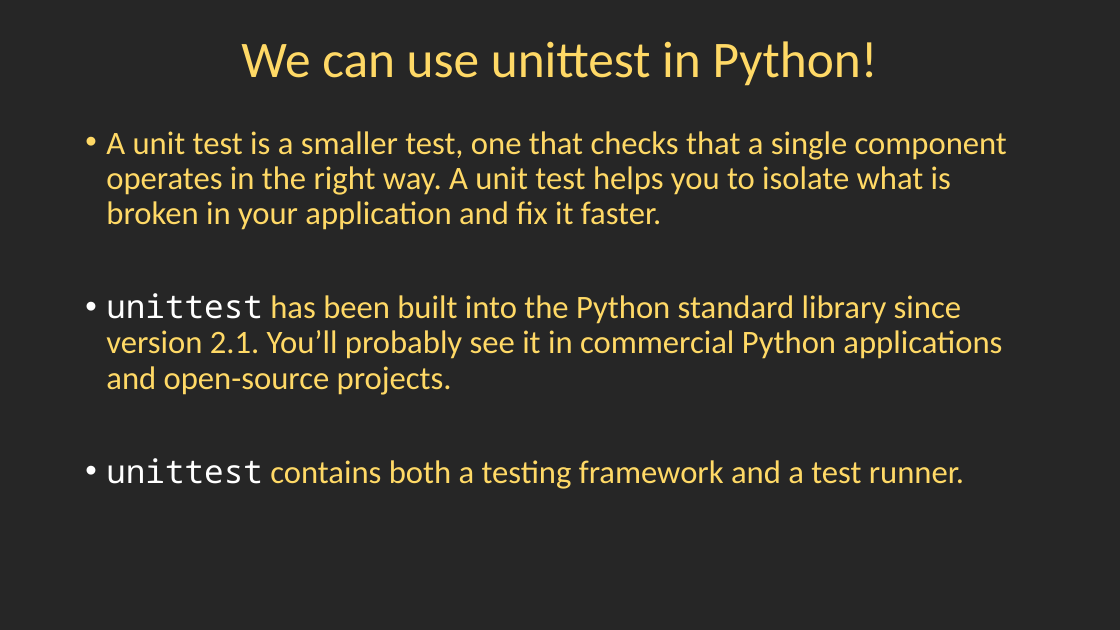
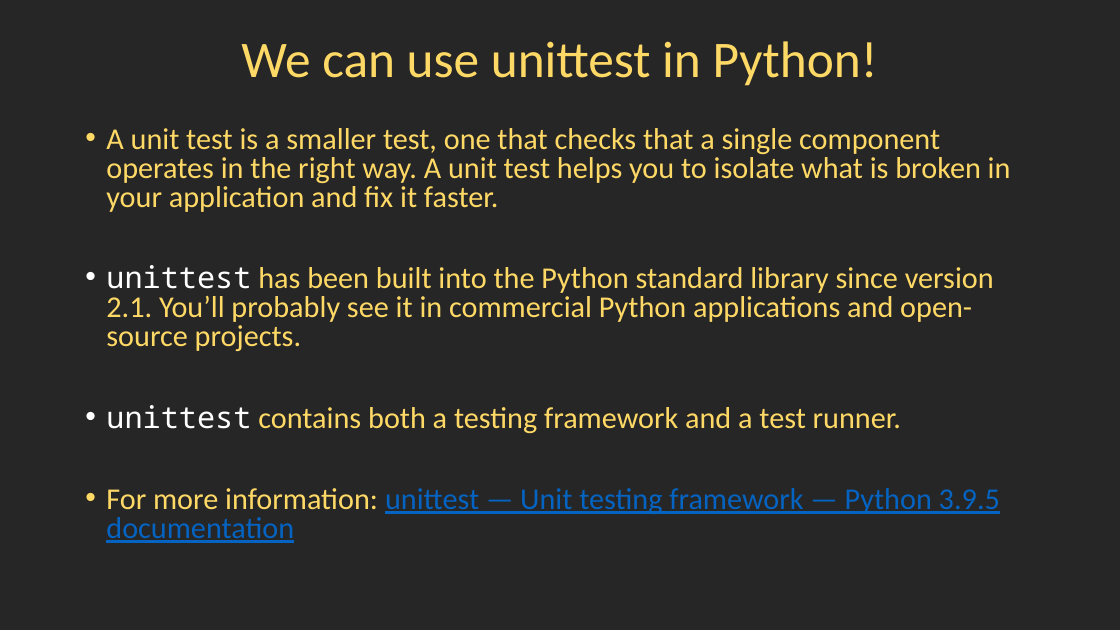
Before and after one commit to KBGIBN/L23.KHCL.N01, a slide deck: slide 13 of Project/Program Testing using Test Case.pptx. Drawn at 1120x630 pixels with LibreOffice and Linux fonts; fonts in the diff are those of the drawing. Boxes give left, top, right and bottom in pixels: in the first picture for what was removed or moved away, otherwise in the second. Text is boxed around its words. In the diff, an @@ line names an element or a change of style, - is before the commit and + after.

```diff
--- a/Project/Program Testing using Test Case.pptx
+++ b/Project/Program Testing using Test Case.pptx
@@ text at [106,128,1011,433]: size 28 to 25.9 pt in "A unit test is a smaller test, ...", "unittest has been built into the Python ...", "unittest contains both a testing framework and ..."; line spacing 0.9 to 0.8 @@
@@ text at [106,488,1000,543]: paragraph added @@
+• For more information: unittest — Unit testing framework — Python 3.9.5 documentation
```
